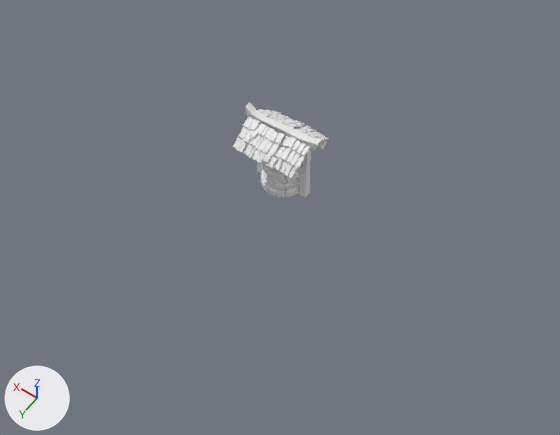
What one commit did to the Blender file blender/well/well.blend.
One viewpoint serves both versions: a camera (50 mm lens) standing at (-12.7, 19.3, 26.5) and looking at (-0.6, 2.4, 0.0). Every picture has the same lights, and +X, +Y and +Z are marked at lower left.
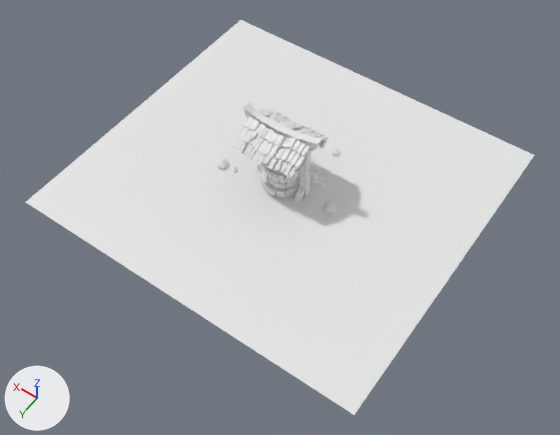
Edits to the bpy script that builds the scene:
```text
Add me_cylinder:
    me_cylinder.from_pydata(...)  # 24 vertices, 20 faces; spans x -0.95..0.95, y -1.09..1.09, z -1.01..1.01
Add me_cube_070:
    me_cube_070.from_pydata(...)  # 24 vertices, 22 faces; spans x -1.1..1.13, y -1.11..1.2, z -2.24..1.0
Add me_icosphere_005:
    me_icosphere_005.from_pydata(...)  # 42 vertices, 35 faces; spans x -0.87..0.89, y -0.88..0.87, z -0.89..0.99
Add me_cube_054:
    me_cube_054.from_pydata(...)  # 22 vertices, 18 faces; spans x -0.121..0.122, y -0.153..0.147, z -0.453..0.334
Add me_plane:
    me_plane.from_pydata([(-1.0, -1.0, 0.0), (1.0, -1.0, 0.0), (-1.0, 1.0, 0.0), (1.0, 1.0, 0.0)], [], [(0, 1, 3, 2)])
Add ob_cylinder:
    ob_cylinder = bpy.data.objects.new('Cylinder', me_cylinder)
    ob_cylinder.location = (0.26, 0.73, 1.65)
    ob_cylinder.rotation_euler = (0.0, 1.571, 0.0)  # degrees (0, 90, 0)
    ob_cylinder.scale = (-0.0938, -0.0938, 1.91)
Add ob_cube_070:
    ob_cube_070 = bpy.data.objects.new('Cube.070', me_cube_070)
    ob_cube_070.location = (-1.35, 0.72, 1.65)
    ob_cube_070.scale = (0.0864, 0.115, 0.23)
Add ob_icosphere_005:
    ob_icosphere_005 = bpy.data.objects.new('Icosphere.005', me_icosphere_005)
    ob_icosphere_005.location = (3.24, 1.5, 0.0)
    ob_icosphere_005.scale = (-0.333, -0.333, -0.333)
    _m = ob_icosphere_005.modifiers.new('Decimate', 'DECIMATE')
    _m.ratio = 0.467
Add ob_icosphere_004:
    ob_icosphere_004 = bpy.data.objects.new('Icosphere.004', me_icosphere_005.copy())
    ob_icosphere_004.location = (-2.17, 0.79, 0.0)
    ob_icosphere_004.scale = (-0.361, -0.361, -0.361)
Add ob_icosphere_003:
    ob_icosphere_003 = bpy.data.objects.new('Icosphere.003', me_icosphere_005.copy())
    ob_icosphere_003.location = (-0.56, -2.15, 0.0)
    ob_icosphere_003.scale = (-0.247, -0.247, -0.247)
    _m = ob_icosphere_003.modifiers.new('Decimate', 'DECIMATE')
    _m.ratio = 0.327
Add ob_cube_068:
    ob_cube_068 = bpy.data.objects.new('Cube.068', me_cube_054)
    ob_cube_068.location = (-0.76, 1.11, 0.24)
    ob_cube_068.rotation_euler = (-2.684, 0.0, 0.0)  # degrees (-154, 0, 0)
    _m = ob_cube_068.modifiers.new('Decimate', 'DECIMATE')
    _m.decimate_type = 'DISSOLVE'
    _m.ratio = 0.832
    _m.angle_limit = 0.241
Add ob_plane:
    ob_plane = bpy.data.objects.new('Plane', me_plane)
    ob_plane.location = (0.42, 0.45, 0.0)
    ob_plane.scale = (8.53, 7.81, 9.92)
```

What differs and where, as boxes [x1, y1, x2, y2] in the pictures (560 x 435 px):
'Plane', added: after [26, 20, 534, 415]
'Icosphere.004', added: after [324, 201, 338, 215]
'Cube.068', added: after [294, 186, 305, 204]
'Icosphere.005', added: after [217, 158, 229, 170]
'Cube.070', added: after [314, 170, 321, 184]
'Icosphere.003', added: after [332, 148, 341, 156]
'Cylinder', added: after [299, 165, 324, 180]
